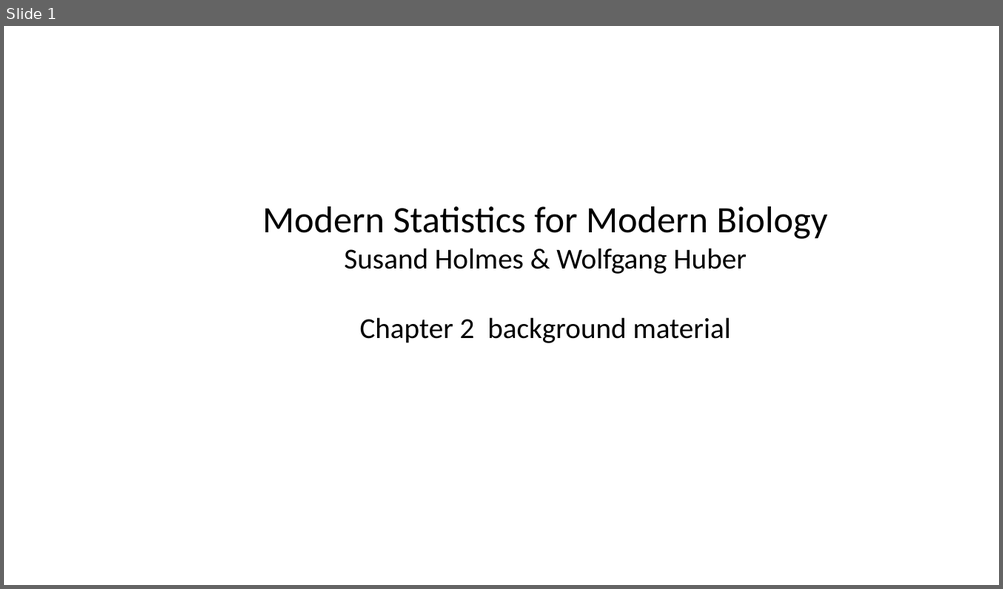
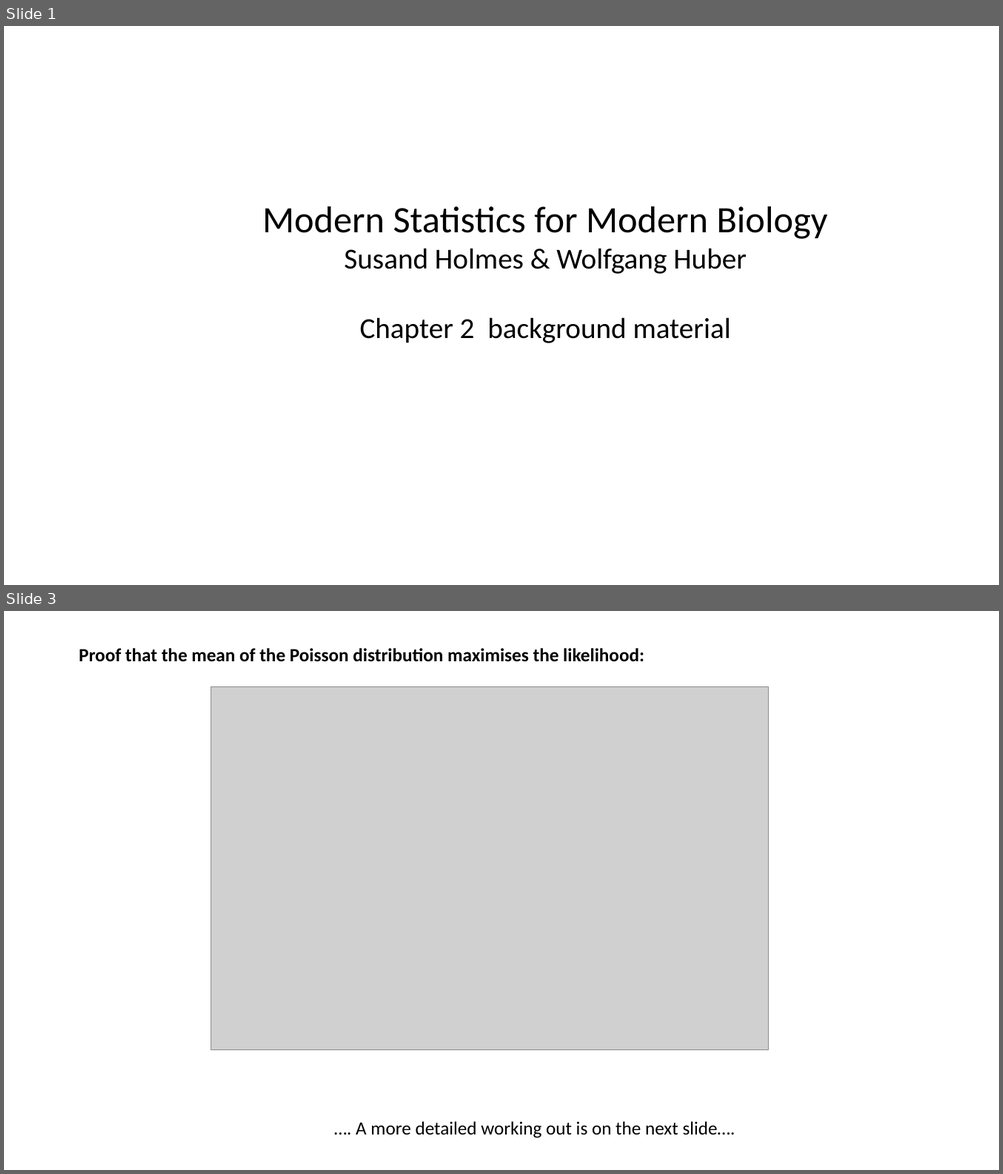
Before and after one commit to jsemple19/modernStats4biol_Holmes, a slide deck: chapter02/Chapter02pptx.pptx. Shown one above the other, each under a label of ours: slide 1 before the commit, slides 1 and 3 after it; the slides between them are not shown. The pictures are 1003x589 and 1003x1174 pixels, drawn with LibreOffice and Linux fonts; fonts in the diff are those of the drawing; grey boxes stand for pictures. Boxes give left, top, right and bottom in pixels: in the first picture for what was removed or moved away, otherwise in the second. Text is boxed around its words. In the diff, an @@ line names an element or a change of style, - is before the commit and + after.

```diff
--- a/chapter02/Chapter02pptx.pptx
+++ b/chapter02/Chapter02pptx.pptx
@@ slide 3 added at (4,611,999,1170), background #FFFFFF @@
@@ text added at (79,648,644,662), 18 pt, text #000000, bold @@
+Proof that the mean of the Poisson distribution maximises the likelihood:
@@ picture added at (211,687,768,1051) @@
@@ text added at (356,1122,735,1139), 18 pt, text #000000 @@
+…. A more detailed working out is on the next slide….
```
Also in this commit, not shown: 1 slide changed, 1 other slide added, 2 other files.
